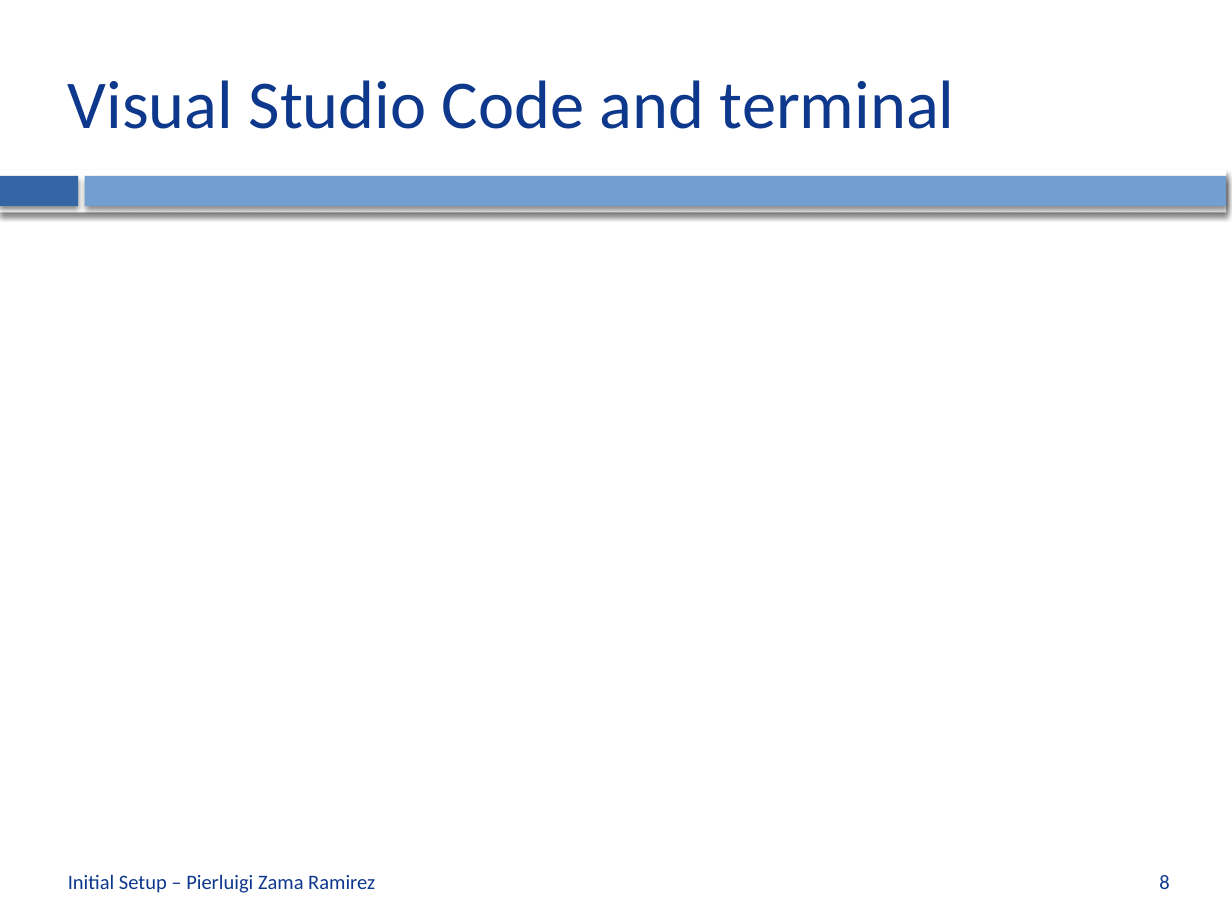
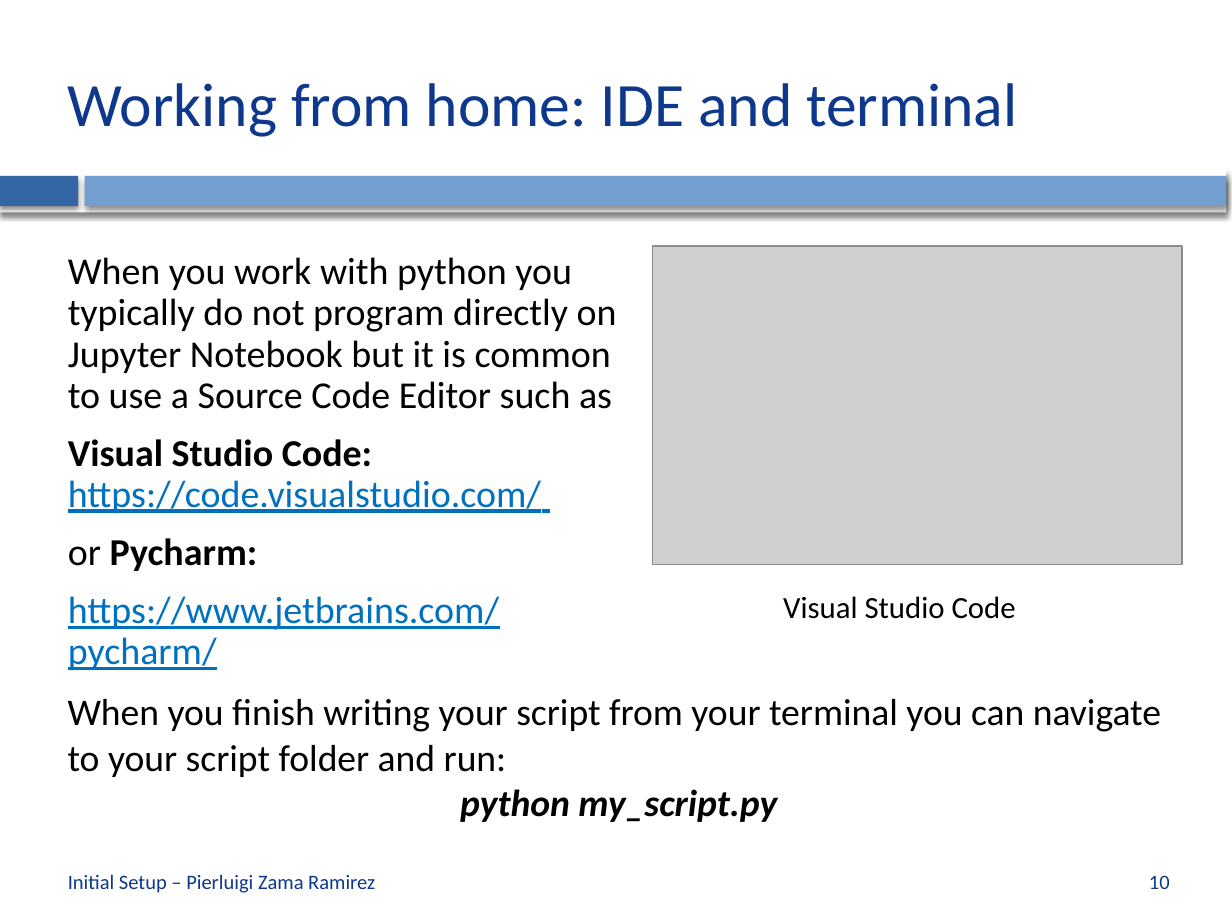
Before and after one commit to CVLAB-Unibo/ComputerVisionImageProcessing-LabSessions, a slide deck: slide 10 of LabSession0 - Initial Setup.pptx (slide 8 before the commit). Drawn at 1232x924 pixels with LibreOffice and Linux fonts; fonts in the diff are those of the drawing; grey boxes stand for pictures; background and template pictures are left out. Boxes give left, top, right and bottom in pixels: in the first picture for what was removed or moved away, otherwise in the second. Text is boxed around its words. In the diff, an @@ line names an element or a change of style, - is before the commit and + after.

```diff
--- a/LabSession0 - Initial Setup.pptx
+++ b/LabSession0 - Initial Setup.pptx
@@ title at (68, 83, 1017, 137): text changed; size 40 to 36 pt @@
-Visual Studio Code and terminal
+Working from home: IDE and terminal
@@ text added at (68, 257, 617, 630), 22.2 pt, text #000000 @@
+When you work with python you typically do not program directly on Jupyter Notebook but it is common to use a Source Code Editor such as
+Visual Studio Code: https://code.visualstudio.com/
+or Pycharm:
+https://www.jetbrains.com/pycharm/
@@ picture added at (652, 246, 1181, 565) @@
@@ text added at (783, 596, 1016, 619), 18 pt, text #000000 @@
+Visual Studio Code
@@ text added at (68, 699, 1161, 822), 22 pt, text #000000 @@
+When you finish writing your script from your terminal you can navigate to your script folder and run:
+python my_script.py
@@ page number at (1149, 875, 1170, 889): text changed @@
-8
+10
```
Also in this commit, not shown: 6 other slides changed, 2 slides added, 2 other files.
